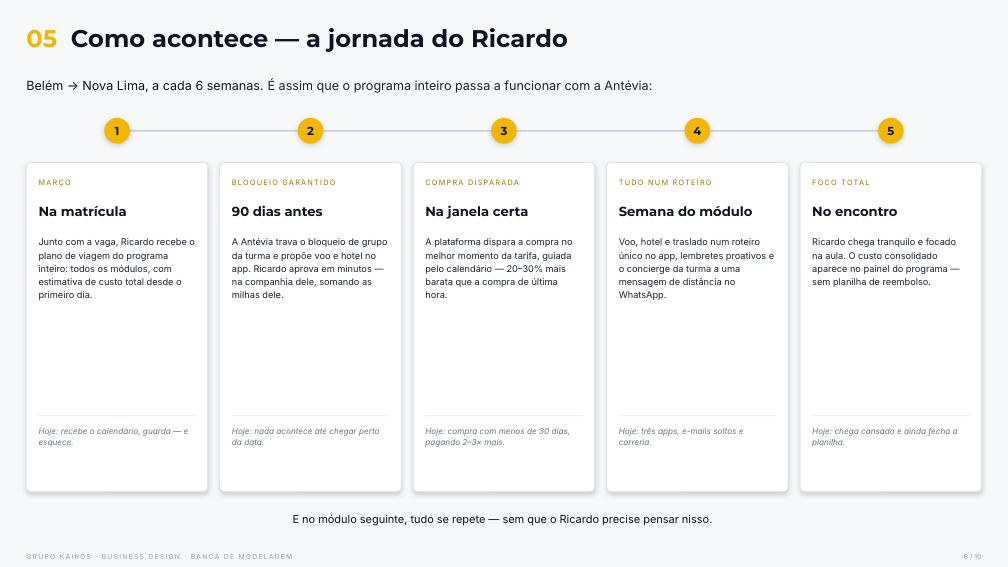
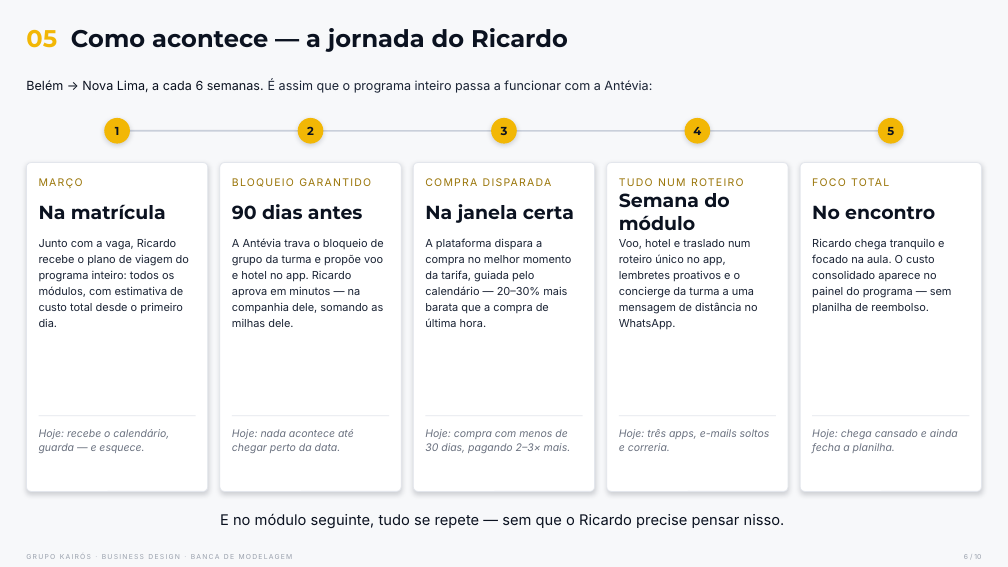
Before and after one commit to miltonferre-creator/Business-Designer, a slide deck: slide 6 of apresentacoes/Banca_Modelagem_Kairos_Antevia.pptx. Drawn at 1008x567 pixels with LibreOffice and Linux fonts; fonts in the diff are those of the drawing. Boxes give left, top, right and bottom in pixels: in the first picture for what was removed or moved away, otherwise in the second. Text is boxed around its words. In the diff, an @@ line names an element or a change of style, - is before the commit and + after.

```diff
--- a/apresentacoes/Banca_Modelagem_Kairos_Antevia.pptx
+++ b/apresentacoes/Banca_Modelagem_Kairos_Antevia.pptx
@@ size 7 to 10 pt in 5 elements at bbox=[39, 178, 83, 189], bbox=[232, 175, 389, 190], bbox=[426, 175, 583, 190], bbox=[619, 175, 777, 190], bbox=[812, 175, 969, 190] @@
@@ size 12.5 to 18 pt in 5 elements at bbox=[39, 204, 166, 219], bbox=[232, 204, 363, 220], bbox=[425, 204, 574, 223], bbox=[619, 193, 729, 230], bbox=[812, 205, 935, 219] @@
@@ size 8.8 to 10.5 pt in 5 elements at bbox=[39, 239, 189, 327], bbox=[232, 238, 384, 327], bbox=[425, 238, 572, 327], bbox=[619, 239, 758, 329], bbox=[812, 239, 952, 314] @@
@@ size 7.8 to 10 pt in 5 elements at bbox=[39, 429, 169, 453], bbox=[232, 429, 354, 453], bbox=[425, 429, 571, 453], bbox=[619, 429, 770, 451], bbox=[812, 429, 958, 453] @@
@@ text "E no módulo seguinte, tudo ..." at bbox=[220, 514, 785, 528]: size 10.5 to 14 pt @@
```
Also in this commit, not shown: 8 other slides changed, 7 other files.
